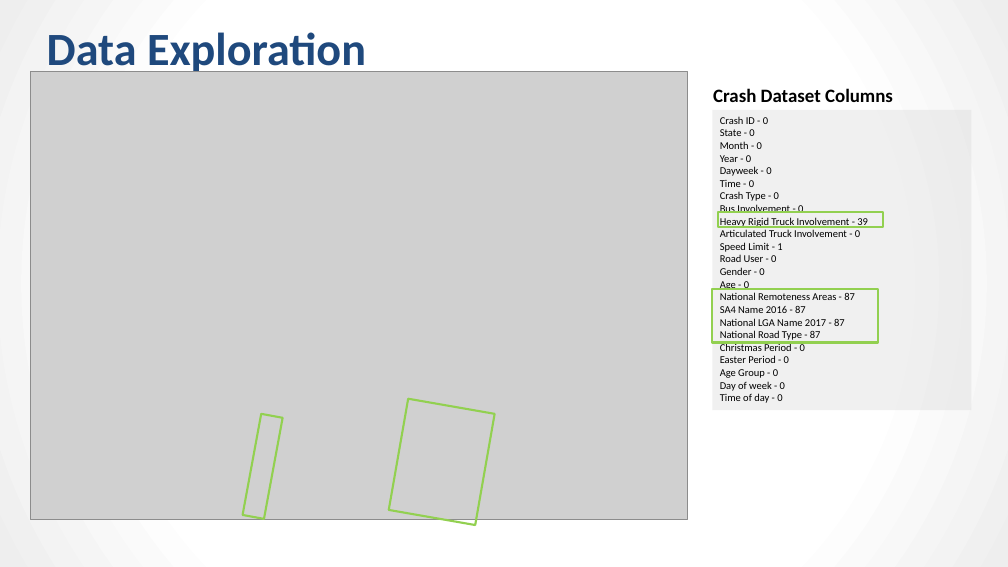
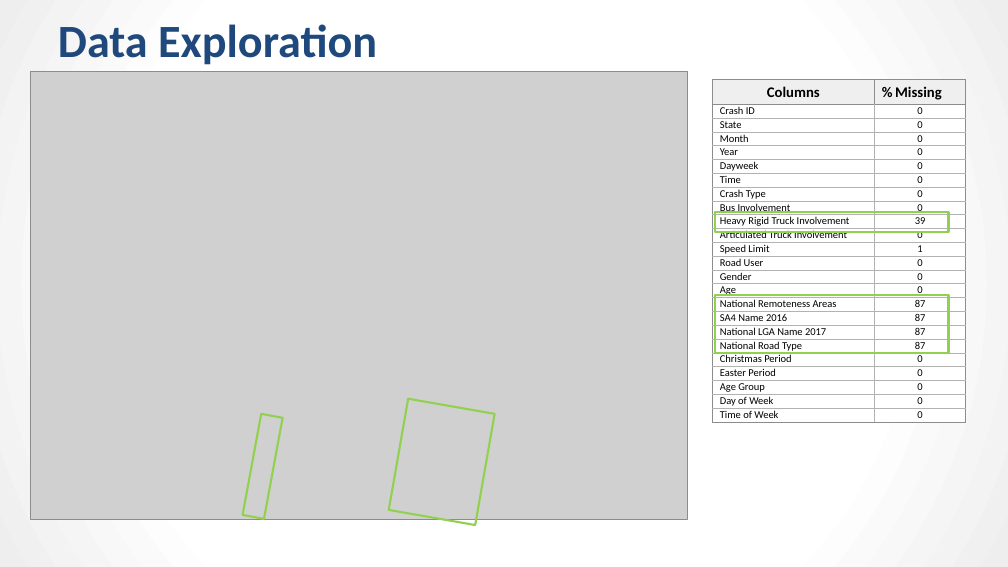
Before and after one commit to kpellas/Project_1, a slide deck: slide 5 of Project Presentation.pptx. Drawn at 1008x567 pixels with LibreOffice and Linux fonts; fonts in the diff are those of the drawing; grey boxes stand for pictures. Boxes give left, top, right and bottom in pixels: in the first picture for what was removed or moved away, otherwise in the second. Text is boxed around its words. In the diff, an @@ line names an element or a change of style, - is before the commit and + after.

```diff
--- a/Project Presentation.pptx
+++ b/Project Presentation.pptx
@@ text "Data Exploration" rewrapped from (47, 32, 366, 77) to (58, 24, 377, 65) @@
@@ table added at (712, 79, 966, 422), 24 rows, 2 columns @@
+Columns | % Missing
+Crash ID | 0
+State | 0
+Month | 0
+Year | 0
+Dayweek | 0
+Time | 0
+Crash Type | 0
+Bus Involvement | 0
+Heavy Rigid Truck Involvement | 39
+Articulated Truck Involvement | 0
+Speed Limit | 1
+Road User | 0
+Gender | 0
+Age | 0
+National Remoteness Areas | 87
+SA4 Name 2016 | 87
+National LGA Name 2017 | 87
+National Road Type | 87
+Christmas Period | 0
+Easter Period | 0
+Age Group | 0
+Day of Week | 0
+Time of Week | 0
@@ text removed at (713, 88, 893, 102) @@
-Crash Dataset Columns
@@ rectangle removed at (712, 110, 972, 410) @@
-Crash ID - 0
-State - 0
-Month - 0
-Year - 0
-Dayweek - 0
-Time - 0
-Crash Type - 0
-Bus Involvement - 0
-Heavy Rigid Truck Involvement - 39
-Articulated Truck Involvement - 0
-Speed Limit - 1
-Road User - 0
-Gender - 0
-Age - 0
-National Remoteness Areas - 87
-SA4 Name 2016 - 87
-National LGA Name 2017 - 87
-National Road Type - 87
-Christmas Period - 0
-Easter Period - 0
-Age Group - 0
-Day of week - 0
-Time of day - 0
@@ rectangle: place and size @@
-rectangle at (718, 212, 884, 228)
+rectangle at (715, 212, 949, 232)
@@ rectangle: place and size @@
-rectangle at (712, 289, 878, 343)
+rectangle at (715, 295, 949, 353)
```
Also in this commit, not shown: 4 other slides changed, 23 slides added, 9 slides removed.
